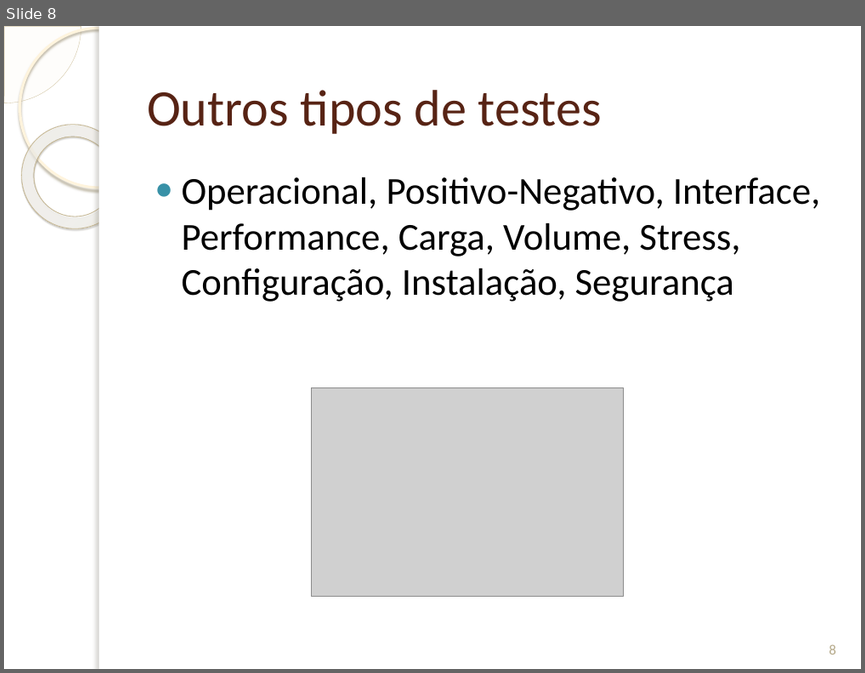
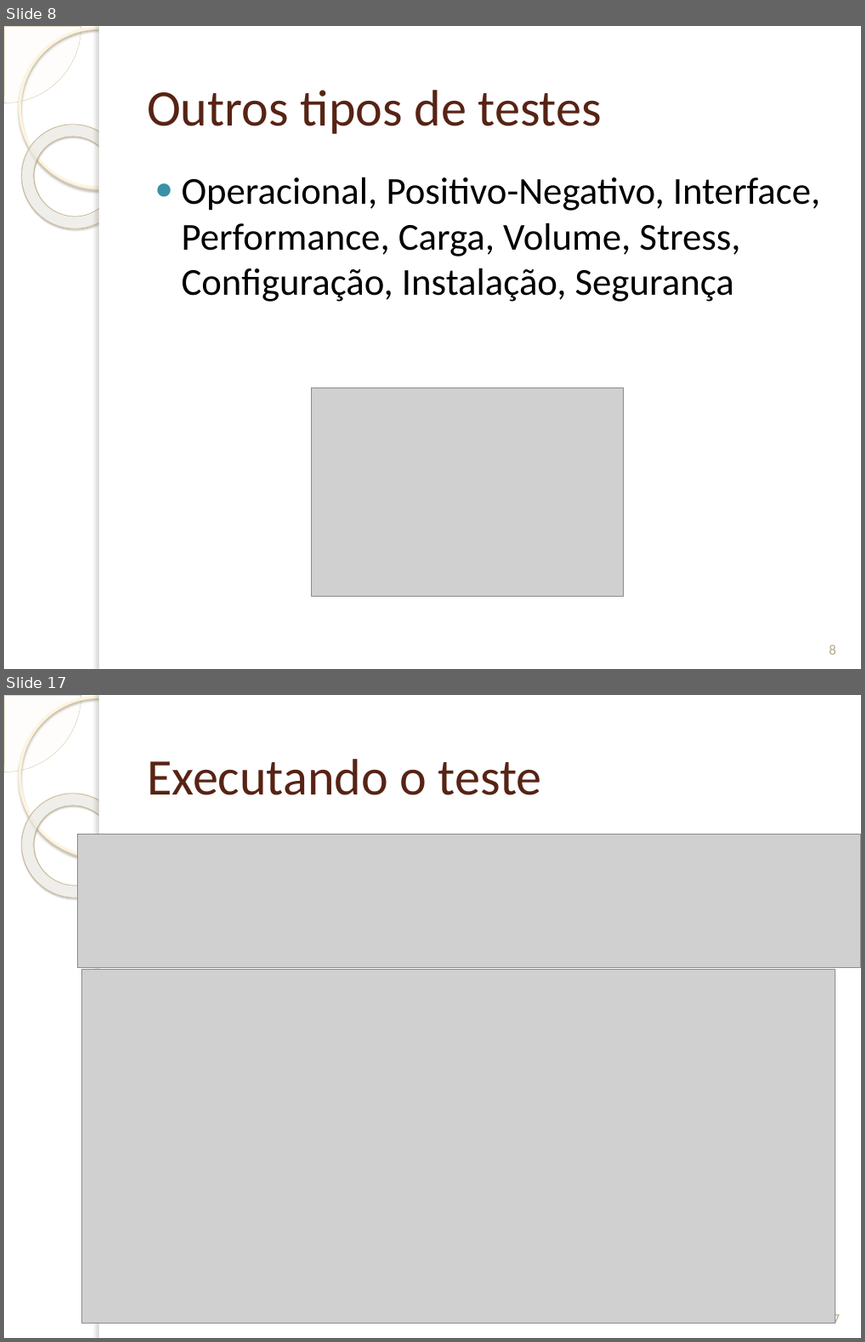
Before and after one commit to GilsonFonseca/TrabEngCompGrupo1, a slide deck: Trab Eng Software/Projeto sobre Testes/Teste de Software apoiado por ferramentas livres.pptx. Shown one above the other, each under a label of ours: slide 8 before the commit, slides 8 and 17 after it; the slides between them are not shown. The pictures are 865x673 and 865x1342 pixels, drawn with LibreOffice and Linux fonts; fonts in the diff are those of the drawing; grey boxes stand for pictures; background and template pictures are left out. Boxes give left, top, right and bottom in pixels: in the first picture for what was removed or moved away, otherwise in the second. Text is boxed around its words. In the diff, an @@ line names an element or a change of style, - is before the commit and + after.

```diff
--- a/Trab Eng Software/Projeto sobre Testes/Teste de Software apoiado por ferramentas livres.pptx
+++ b/Trab Eng Software/Projeto sobre Testes/Teste de Software apoiado por ferramentas livres.pptx
@@ slide 17 added at <box>4,695,861,1338</box>, background picture (left out); not listed: 5 template elements that a slide beside it also shows @@
@@ title added at <box>147,759,542,795</box>, 43 pt, text #572314 @@
+Executando o teste
@@ picture added at <box>77,834,861,967</box> @@
@@ picture added at <box>82,970,835,1322</box> @@
@@ page number added at <box>825,1311,840,1327</box>, 12 pt, text #B6A98A @@
+17
```
Also in this commit, not shown: 2 slides changed, 13 other slides added.
